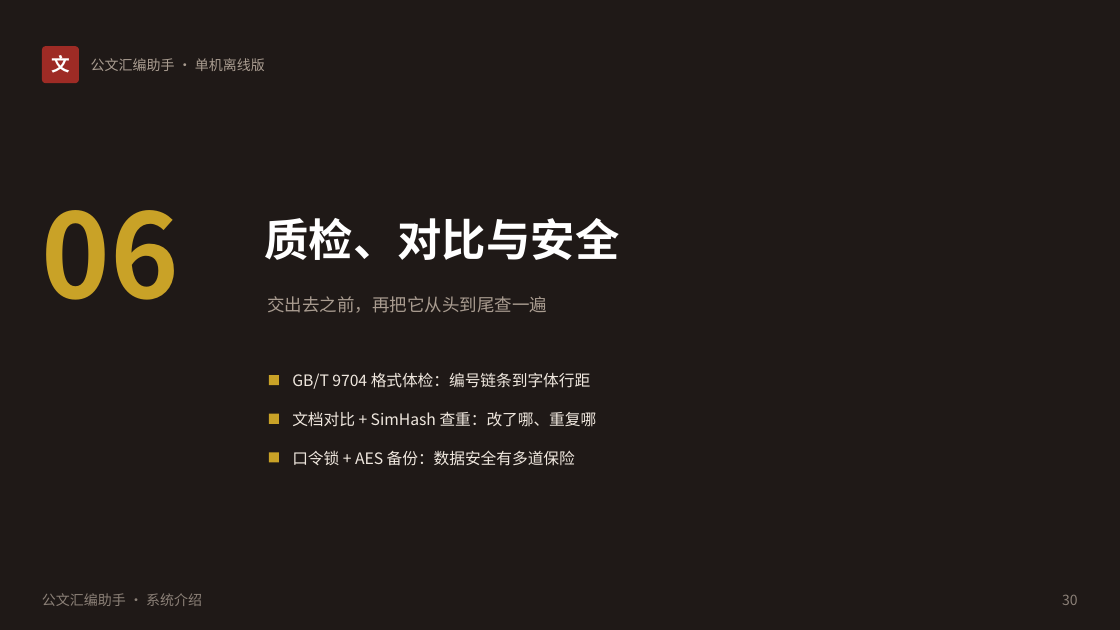
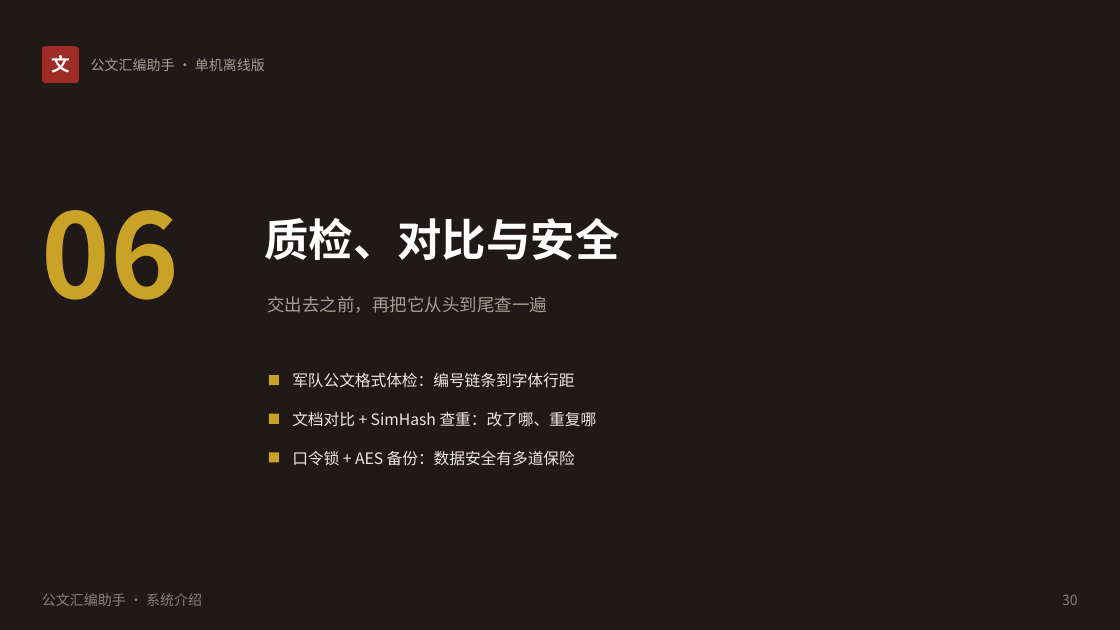
Before and after one commit to lzh745200/gwtool, a slide deck: slide 30 of 公文汇编助手-系统介绍.pptx. Drawn at 1120x630 pixels with LibreOffice and Linux fonts; fonts in the diff are those of the drawing. Boxes give left, top, right and bottom in pixels: in the first picture for what was removed or moved away, otherwise in the second. Text is boxed around its words. In the diff, an @@ line names an element or a change of style, - is before the commit and + after.

```diff
--- a/公文汇编助手-系统介绍.pptx
+++ b/公文汇编助手-系统介绍.pptx
@@ text at [292,372,574,388]: text changed @@
-GB/T 9704 格式体检：编号链条到字体行距
+军队公文格式体检：编号链条到字体行距
```
Also in this commit, not shown: 10 other slides changed, 2 slides added, 26 other files.
